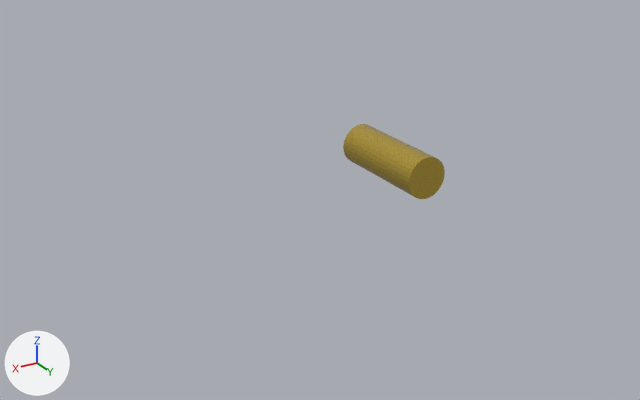
One commit to the FBX model apps/web-client/public/assets/models/fbx/CO_LeiheGunship.fbx: the scene before it, then after it.
The view is the same before and after, from a 50 mm camera at (16.2, 22.4, 12.0) aimed at (2.5, -0.4, 0.6). The lights are fixed; the arrows at lower left show +X, +Y and +Z. The older version comes first. Objects named as collision shapes, trigger or cutter boxes, shadow casters or lower levels of detail are left out. Where no turn or scale is listed for an object, it has been applied to the vertices.
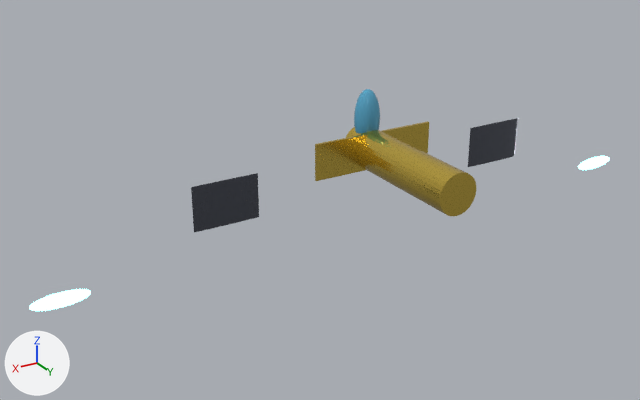
The newer file is also rescaled (x0.786), turned or shifted as a whole; pictures and numbers use the older file's frame.

Where the change shows, as pixel boxes (x1, y1, x2, y2) in the pictures (640 x 400 px):
'Cylinder', moved, rescaled (27% wider, 20% taller): before (343, 124, 445, 199); after (346, 127, 476, 217)
'Cylinder.003', added: after (191, 173, 259, 232)
'Cube', added (yellow): after (315, 121, 429, 181)
'Cylinder.001', added: after (468, 118, 518, 167)
'Sphere', added (cyan): after (354, 89, 380, 133)
'Cylinder.004', added: after (29, 289, 91, 311)
'Cylinder.002', added: after (578, 156, 610, 170)

Diff of the bpy script that builds the scene:
```diff
--- a/apps/web-client/public/assets/models/fbx/CO_LeiheGunship.fbx.py
+++ b/apps/web-client/public/assets/models/fbx/CO_LeiheGunship.fbx.py
@@ mat_mat_coalitionteal @@
+mat_mat_coalitionteal = principled_material('Mat_CoalitionTeal')
+mat_mat_coalitionteal.base_color = (0.05, 0.85, 0.75)  # cyan #3fede1
+mat_mat_coalitionteal.metallic = 0.5
+mat_mat_coalitionteal.roughness = 0.15
+mat_mat_coalitionteal.emission_color = (0.1, 0.95, 0.85)  # cyan #59f9ed
+mat_mat_coalitionteal.emission_strength = 10.0
@@ mat_mat_darksteel @@
+mat_mat_darksteel = principled_material('Mat_DarkSteel')
+mat_mat_darksteel.base_color = (0.12, 0.13, 0.16)  # grey #61656f
+mat_mat_darksteel.metallic = 0.9
+mat_mat_darksteel.roughness = 0.25
@@ mat_mat_glass @@
+mat_mat_glass = principled_material('Mat_Glass')
+mat_mat_glass.base_color = (0.1, 0.4, 0.6)  # cyan #59aacb
+mat_mat_glass.metallic = 0.1
+mat_mat_glass.roughness = 0.1
@@ me_cylinder @@
 # used by ob_cylinder; location = (0.0, 0.0, 1.6)
-me_cylinder.from_pydata(...)  # 64 vertices, 34 faces; spans x -0.7..0.7, y -1.9..1.9, z -0.7..0.7
+me_cylinder.from_pydata(...)  # 64 vertices, 34 faces; spans x -0.7..0.7, y -1.9..3.45, z -0.7..0.7
+# me_cylinder part 1: the whole mesh is scaled about its middle by (1, 1.41, 1), then moved by (0.0, 0.77, 0.0)
 me_cylinder.materials.append(mat_mat_coalitiongold)
@@ me_cylinder_002 @@
+me_cylinder_002.from_pydata(...)  # 64 vertices, 34 faces; spans x -0.92..0.92, y -0.01..0.01, z -0.25..0.25
+me_cylinder_002.materials.append(mat_mat_coalitionteal)  # cyan #3fede1, glowing cyan #59f9ed
@@ me_cylinder_001 @@
+me_cylinder_001.from_pydata(...)  # 64 vertices, 34 faces; spans x -1.15..1.15, y -0.03..0.03, z -0.76..0.76
+me_cylinder_001.materials.append(mat_mat_darksteel)  # grey #61656f
@@ me_cube_001 @@
+me_cube_001.from_pydata(...)  # a box spanning x -2.29..2.29, y -0.05..0.05, z -0.64..0.64
+me_cube_001.materials.append(mat_mat_coalitiongold)  # yellow #e7c859
@@ me_sphere @@
+me_sphere.from_pydata(...)  # a UV sphere (32 segments, 16 rings, poles along y) spanning x -0.46..0.46, y -0.4..0.4, z -1.03..1.03
+me_sphere.materials.append(mat_mat_glass)  # cyan #59aacb
@@ ob_cylinder_002 @@
+ob_cylinder_002 = bpy.data.objects.new('Cylinder.002', me_cylinder_002)
+ob_cylinder_002.location = (-11.0, -1.1, -1.01)
@@ ob_cylinder_004 @@
+ob_cylinder_004 = bpy.data.objects.new('Cylinder.004', me_cylinder_002.copy())
+ob_cylinder_004.location = (11.0, -1.1, -1.01)
@@ ob_cylinder_001 @@
+ob_cylinder_001 = bpy.data.objects.new('Cylinder.001', me_cylinder_001)
+ob_cylinder_001.location = (-5.5, -1.22, 0.84)
@@ ob_cylinder_003 @@
+ob_cylinder_003 = bpy.data.objects.new('Cylinder.003', me_cylinder_001.copy())
+ob_cylinder_003.location = (5.5, -1.22, 0.84)
@@ ob_cube @@
+ob_cube = bpy.data.objects.new('Cube', me_cube_001)
+ob_cube.location = (0.0, -1.07, 1.6)
@@ ob_sphere @@
+ob_sphere = bpy.data.objects.new('Sphere', me_sphere)
+ob_sphere.location = (0.0, -1.52, 2.62)
```
